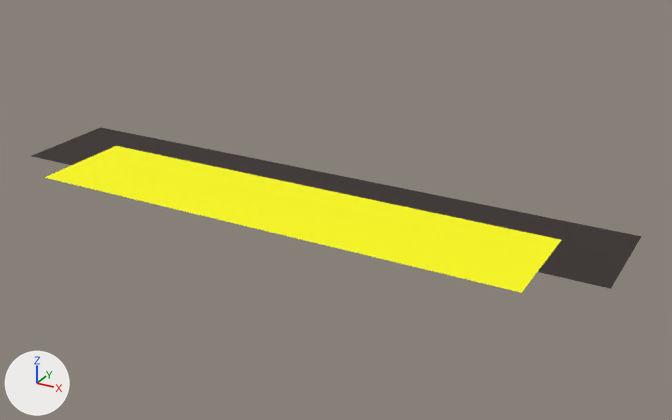
A saved change to the glTF model glbs/ml_floor.glb.
Camera for both pictures: a 50 mm camera at (51.1, -83.2, 41.3) aimed at (4.4, 1.8, -1.1). Every picture has the same lights, and +X, +Y and +Z are marked at lower left. Where no turn or scale is listed for an object, it has been applied to the vertices.
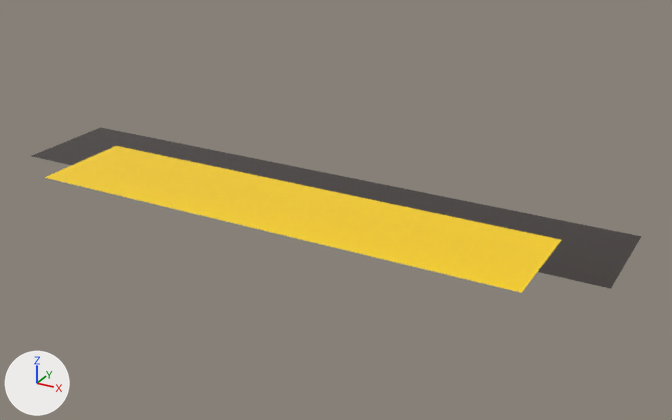
Pixel boxes [x1, y1, x2, y2] of what changed, in the pictures (672 x 420 px):
'Plane.003', surface changed
    both: [44, 146, 561, 293]
'Plane.002', surface changed (black to grey)
    both: [117, 135, 574, 240]
'Plane.001', surface changed (black to grey)
    both: [538, 223, 641, 288]
'Plane.004', surface changed (black to grey)
    both: [33, 127, 140, 165]

What changed in the scene script:
```text
Change mat_pattern:
    mat_pattern.roughness: 0.886 -> 0.268
Change me_plane_005:
    where me_plane_005.from_pydata(...)  # 4 vertices, 2 faces; spans x -29.7..29.7, y -8.9..4.0, z 0.0
    used by ob_plane_003; location = (0.0, 0.0, 0.0)
    me_plane_005 part 1: texture (UV) coordinates of 2 of 2 faces, centred in x -9.9..9.9, y -4.6..-0.3, z 0.0, changed; they spanned u 0.79..0.81, v 0.78..0.84 and now span u 0.92..0.93, v 0.78..0.84
```
